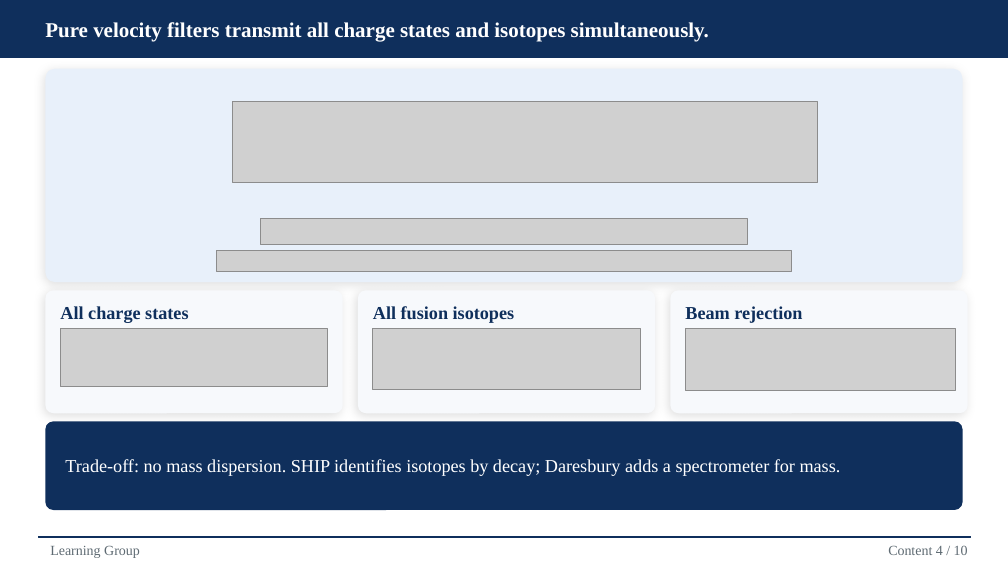
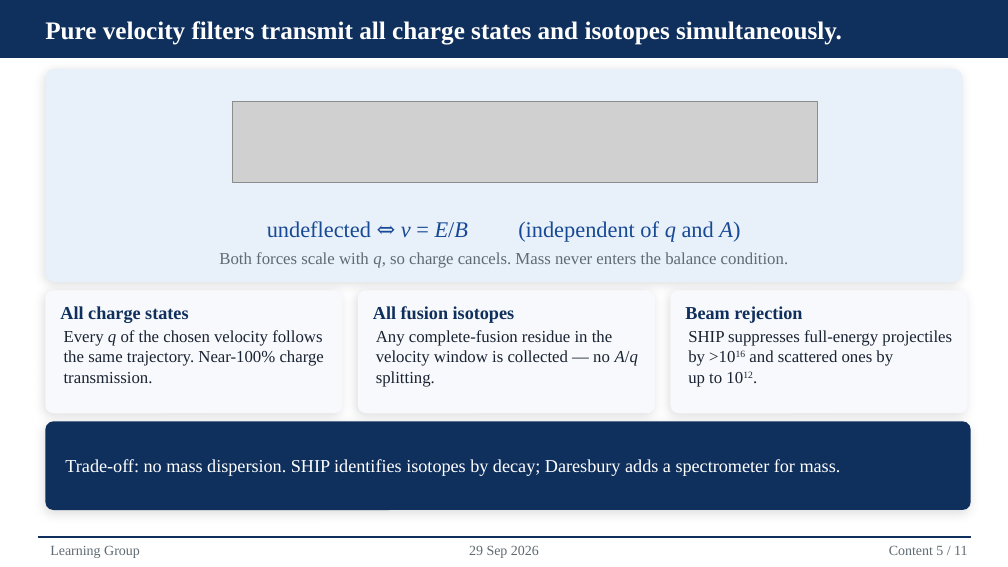
Before and after one commit to Edfghdrtxxx/OrbitOS, a slide deck: slide 9 of 70_Presentations/717_Learning Group-20260916/Velocity Filters Human.pptx (slide 8 before the commit). Drawn at 1008x567 pixels with LibreOffice and Linux fonts; fonts in the diff are those of the drawing; grey boxes stand for pictures. Boxes give left, top, right and bottom in pixels: in the first picture for what was removed or moved away, otherwise in the second. Text is boxed around its words. In the diff, an @@ line names an element or a change of style, - is before the commit and + after.

```diff
--- a/70_Presentations/717_Learning Group-20260916/Velocity Filters Human.pptx
+++ b/70_Presentations/717_Learning Group-20260916/Velocity Filters Human.pptx
@@ text "Pure velocity filters transmit all ..." at box(45, 21, 842, 45): size 15 to 18 pt @@
@@ picture removed at box(260, 219, 747, 245) @@
@@ text added at box(267, 221, 740, 242), 16 pt, text #174994 @@
+undeflected ⇔ v = E/B (independent of q and A)
@@ picture removed at box(217, 251, 791, 272) @@
@@ text added at box(219, 252, 789, 268), 12 pt, text #5F6B73 @@
+Both forces scale with q, so charge cancels. Mass never enters the balance condition.
@@ picture removed at box(60, 329, 328, 387) @@
@@ picture removed at box(373, 329, 640, 389) @@
@@ picture removed at box(685, 329, 956, 390) @@
@@ text added at box(64, 330, 324, 383), 12 pt, text #1A2332 @@
+Every q of the chosen velocity follows the same trajectory. Near-100% charge transmission.
@@ text added at box(376, 330, 638, 387), 12 pt, text #1A2332 @@
+Any complete-fusion residue in the velocity window is collected — no A/q splitting.
@@ text added at box(688, 330, 952, 387), 12 pt, text #1A2332 @@
+SHIP suppresses full-energy projectiles by >1016 and scattered ones by up to 1012.
@@ rounded rectangle: place and size @@
-rounded rectangle at box(45, 421, 963, 510)
+rounded rectangle at box(45, 421, 971, 510)
@@ rounded rectangle at box(45, 421, 971, 510): shadow on @@
@@ text added at box(469, 545, 539, 558), 10 pt, text #5F6B73 @@
+29 Sep 2026
@@ text at box(889, 546, 967, 555): text changed @@
-Content 4 / 10
+Content 5 / 11
```
Also in this commit, not shown: 11 other slides changed, 1 slide added, 25 other files.
